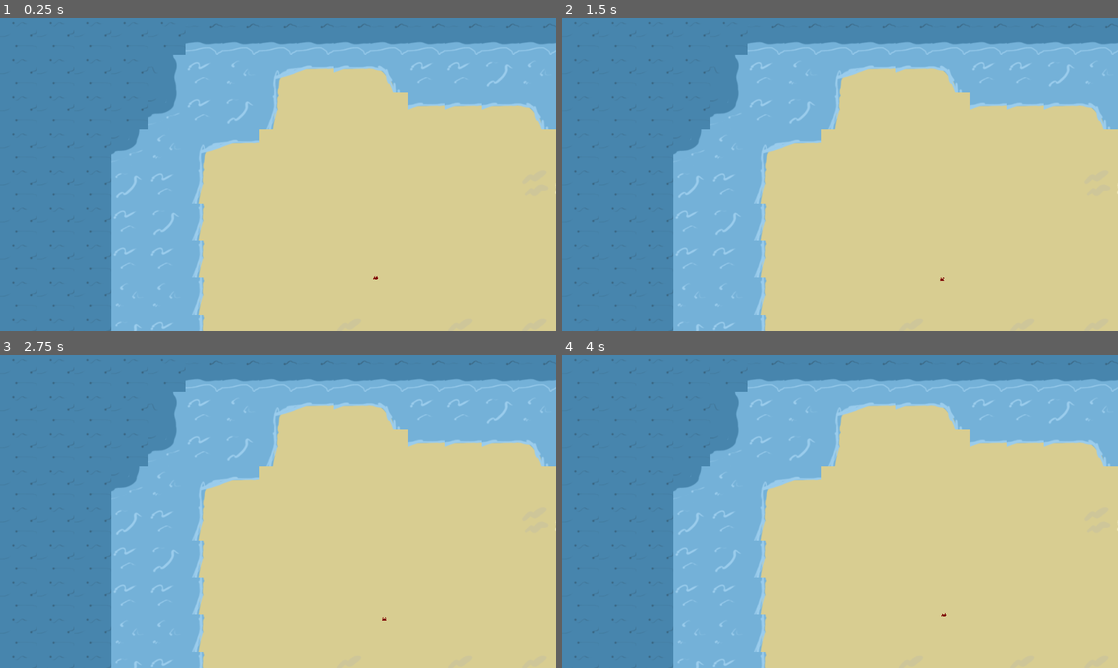
Above: before the commit, frames 1-4 (two rows, left to right).
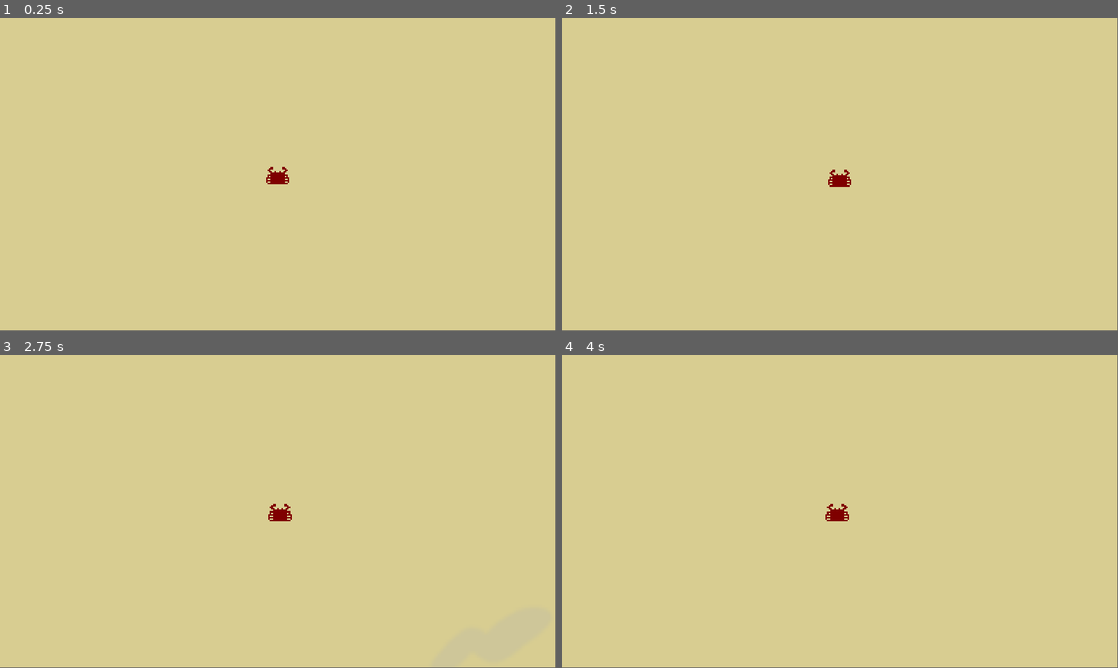
Above: after the commit, the same moments.

Repository: nporposoft/crabs-on-the-island
Game: Godot game, scene res://scenes/island_v1/island_v1.tscn
Two runs of this game, one before a commit and one after it. Both use one fixed random seed, a clock stepped at 60 frames per second and the inputs below.
Inputs:
- Up to frame 1 (0.25 s): no input
- Up to frame 2 (1.5 s): tap Enter at 0.5 s; hold D (move_right) 0.53-1.28 s; hold S (move_down) from 1.28 s (still down)
- Up to frame 3 (2.75 s): tap Space at 2 s; release S (move_down) at 2.03 s; hold D (move_right) from 2.03 s (still down)
- Up to frame 4 (4 s): tap Enter at 2.75 s; release D (move_right) at 2.78 s; hold W (move_up) 2.78-3.53 s; tap Space at 3.5 s; hold A (move_left) from 3.53 s (still down)
In our replay, the window is 800x450 before the commit and 799x449 after it. These sizes can differ from the game's own. Grey fills any space a smaller window leaves; there, only what the larger window draws over its background counts as a difference.

The runs differ from the first frame. In frame 1, 54% of the frame differs, in the area x 0-100%, y 0-100%; in frame 2, 54%; in frame 3, 54%; in frame 4, 54%.

Commit message:
add camera

Diff:
--- a/Player.gd
+++ b/Player.gd
@@ -12,3 +12,5 @@
 	input.x = Input.get_action_strength("move_right") - Input.get_action_strength("move_left")
 	input.y = Input.get_action_strength("move_down") - Input.get_action_strength("move_up")
 	_character.move(input.normalized())
+
+	$Camera2D.position = _character.position
--- a/crabs/Crab.gd
+++ b/crabs/Crab.gd
@@ -4,9 +4,13 @@
 
 @export var _speed: float
 
+var body_resources: Dictionary
+var carried_resources: Dictionary
+
 
 func _process(_delta: float) -> void:
 	move_and_slide()
 
+
 func move(new_velocity: Vector2) -> void:
 	velocity = new_velocity * _speed
--- a/crabs/Crab.tscn
+++ b/crabs/Crab.tscn
@@ -45,7 +45,7 @@
 }]
 
 [sub_resource type="CircleShape2D" id="CircleShape2D_hx6oy"]
-radius = 32.0156
+radius = 5.0
 
 [node name="Crab" type="CharacterBody2D"]
 script = ExtResource("1_xe67b")
--- a/player.tscn
+++ b/player.tscn
@@ -4,3 +4,6 @@
 
 [node name="Player" type="Node2D"]
 script = ExtResource("1_gdfm8")
+
+[node name="Camera2D" type="Camera2D" parent="."]
+zoom = Vector2(10, 10)
--- a/project.godot
+++ b/project.godot
@@ -19,8 +19,6 @@
 
 window/size/viewport_width=1920
 window/size/viewport_height=1080
-window/stretch/mode="canvas_items"
-window/stretch/scale=2.0
 
 [input]
 
--- a/scenes/island_v1/island_v1.tscn
+++ b/scenes/island_v1/island_v1.tscn
@@ -61,4 +61,4 @@
 metadata/_edit_group_ = true
 
 [node name="Crab" parent="Player" instance=ExtResource("3_s85qb")]
-_speed = 10.0
+_speed = 50.0
